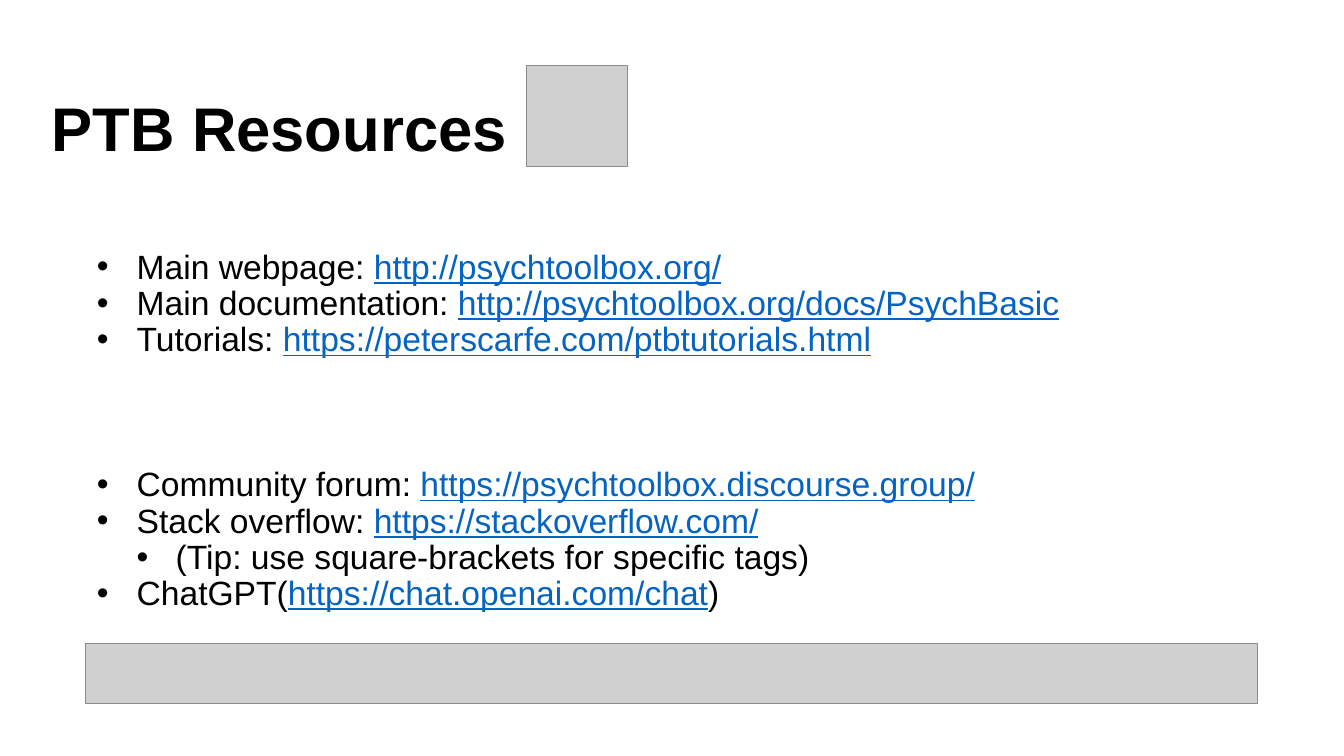
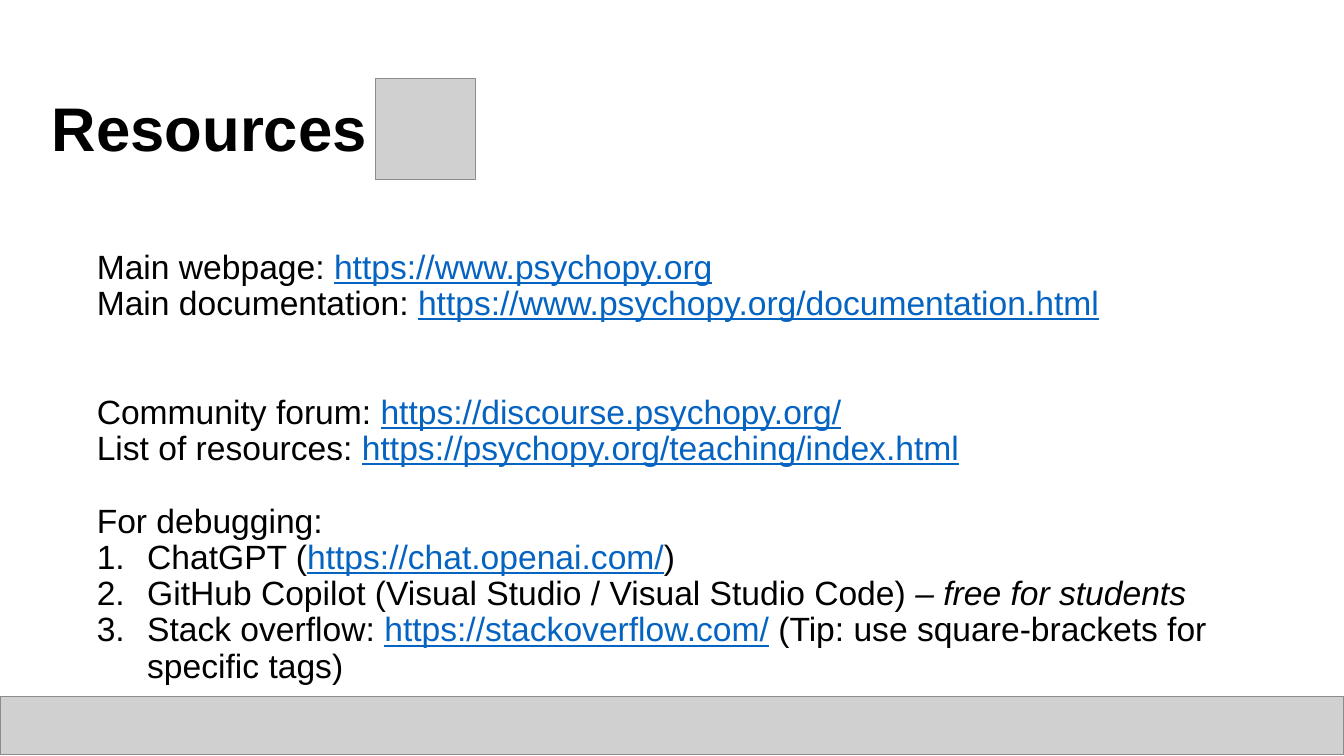
Before and after one commit to Lenakeiz/ICN_Programming_Course, a slide deck: slide 2 of week_10/PsychoPy_Lecture_2.pptx. Drawn at 1344x756 pixels with LibreOffice and Linux fonts; fonts in the diff are those of the drawing; grey boxes stand for pictures; background and template pictures are left out. Boxes give left, top, right and bottom in pixels: in the first picture for what was removed or moved away, otherwise in the second. Text is boxed around its words. In the diff, an @@ line names an element or a change of style, - is before the commit and + after.

Commit message:
Modified lecture

```diff
--- a/week_10/PsychoPy_Lecture_2.pptx
+++ b/week_10/PsychoPy_Lecture_2.pptx
@@ picture added at (375, 79, 476, 179) @@
@@ picture removed at (526, 66, 627, 166) @@
@@ title at (52, 108, 367, 152): text changed @@
-PTB Resources
+Resources
@@ text at (97, 254, 1206, 685): text changed; text colour #0563C1 to #000000 @@
-• Main webpage: http://psychtoolbox.org/
-• Main documentation: http://psychtoolbox.org/docs/PsychBasic
-• Tutorials: https://peterscarfe.com/ptbtutorials.html
-• Community forum: https://psychtoolbox.discourse.group/
-• Stack overflow: https://stackoverflow.com/
-  • (Tip: use square-brackets for specific tags)
-• ChatGPT(https://chat.openai.com/chat)
+Main webpage: https://www.psychopy.org
+Main documentation: https://www.psychopy.org/documentation.html
+Community forum: https://discourse.psychopy.org/
+List of resources: https://psychopy.org/teaching/index.html
+For debugging:
+1. ChatGPT (https://chat.openai.com/)
+2. GitHub Copilot (Visual Studio / Visual Studio Code) – free for students
+3. Stack overflow: https://stackoverflow.com/ (Tip: use square-brackets for specific tags)
@@ picture removed at (86, 644, 1257, 704) @@
@@ picture added at (0, 697, 1344, 755) @@
```
Also in this commit, not shown: 1 other slide changed, 3 other files.
